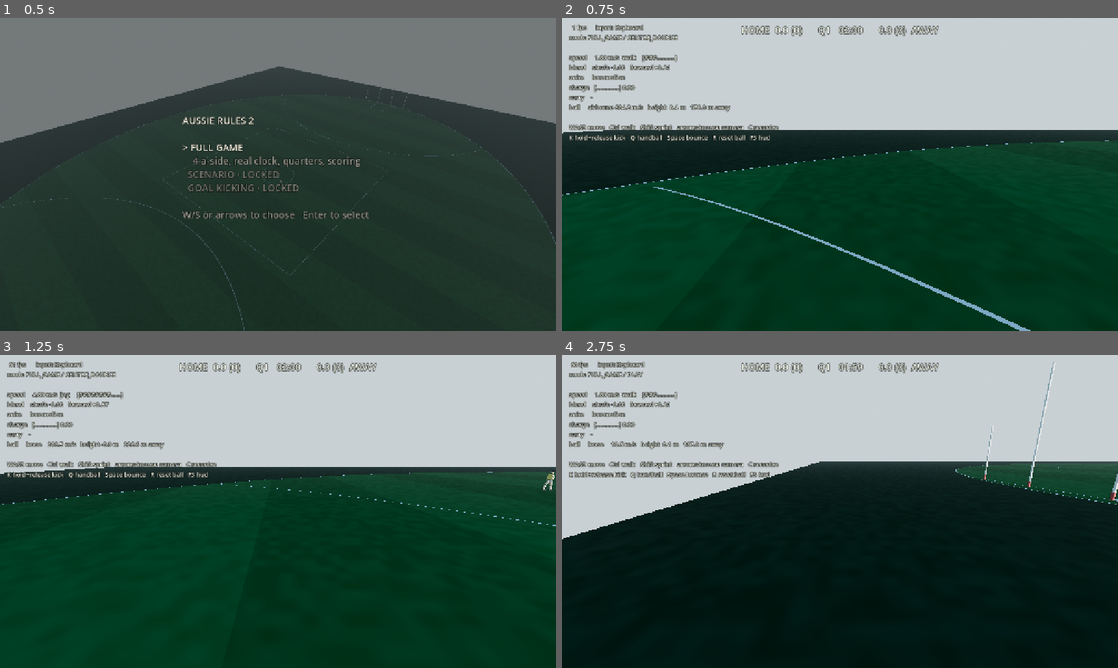
Above: before the commit, frames 1-4 (two rows, left to right).
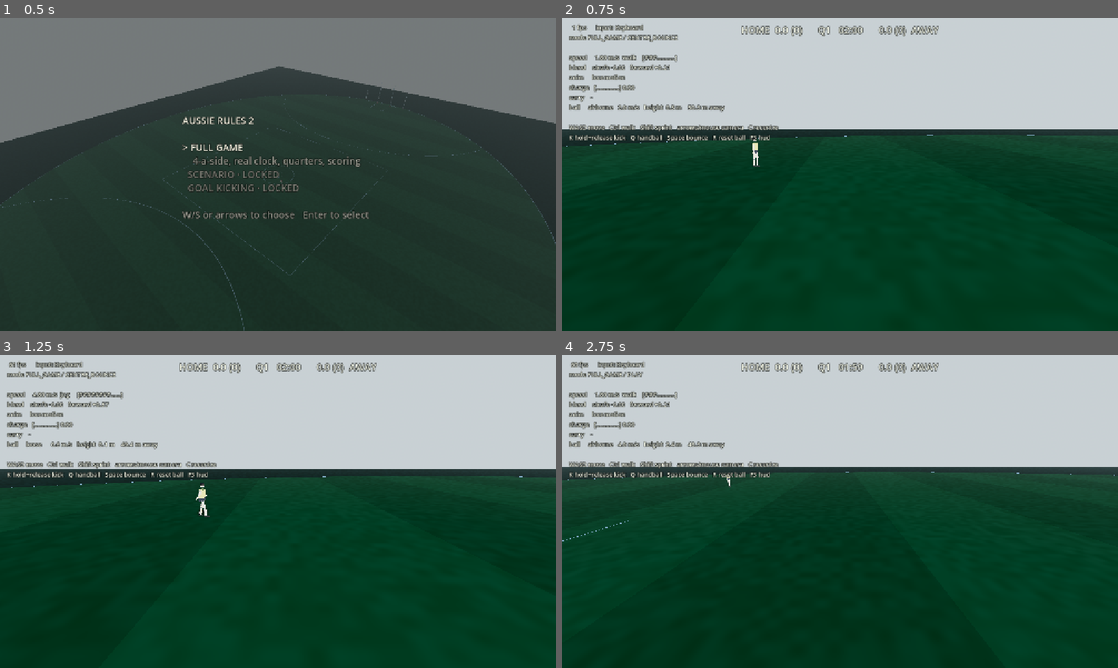
Above: after the commit, the same moments.

Repository: Yaandle/aussie-rules2
Game: Godot game, scene res://scenes/ui/main_menu.tscn
Same seed, same stepped clock (60 frames per second), same inputs: the game is played once before the commit and once after it.
Inputs (mouse positions are in pixels of both pictures, inside the frame that each line leads up to):
- Up to frame 1 (0.5 s): no input
- Up to frame 2 (0.75 s): tap Enter (ui_accept) at 0.5 s; move the mouse to (962, 158) at 0.52 s; hold D (move_right) from 0.53 s (still down); hold K (kick) from 0.53 s (still down); click (962, 158) at 0.67 s
- Up to frame 3 (1.25 s): keep holding D (move_right); keep holding K (kick); tap Enter (ui_accept) at 0.77 s; tap Ctrl (walk) at 0.8 s
- Up to frame 4 (2.75 s): release D (move_right) at 1.25 s; release K (kick) at 1.25 s; drag from (728, 527) to (812, 574) at 1.27 s; move the mouse to (895, 442) at 2.02 s; hold D (move_right) from 2.03 s (still down); hold Ctrl (walk) from 2.03 s (still down); tap Space (bounce) at 2.1 s

Frame 1 is identical in both runs. In frame 2, 7.1% of the frame differs, in the area x 0-100%, y 27-100%; in frame 3, 2.6%; in frame 4, 61%, in the area x 0-100%, y 2-100%.

Commit message:
Updated bugs

Diff:
--- a/scripts/modes/full_game.gd
+++ b/scripts/modes/full_game.gd
@@ -67,6 +67,8 @@
 		_switch_human_player()
 	elif event.is_action_pressed(&"pause"):
 		get_tree().change_scene_to_file("res://scenes/ui/main_menu.tscn")
+	elif event.is_action_pressed(&"debug_reset"):
+		_reset_ball()
 
 
 # ── Setup ────────────────────────────────────────────────────────────
@@ -90,10 +92,29 @@
 		# Set before add_child(), so PlaceholderRig._ready() builds with
 		# the right kit colour the first time round.
 		(instance.get_node("Rig") as PlaceholderRig).away_kit = team == Tuning.Team.AWAY
+
+		# Position before add_child(), not after. A CharacterBody3D that
+		# joins the tree registers its collision body with the physics
+		# server at whatever transform it already has — the scene's
+		# authored origin — and that registration isn't visible to script
+		# as "wrong" but does not retroactively move once add_child()
+		# returns: the physics server only picks up a transform set
+		# afterward on its next flush, one full physics tick later. With
+		# TEAM_SIZE*2 players all instantiated at the origin and moved to
+		# their kickoff slot only after add_child(), every one of them sat
+		# on top of the ball (also at the origin) for that first tick —
+		# eight overlapping capsules and a ball resolved by the solver in
+		# one step threw the ball across the map at thousands of m/s
+		# before the match even started. Setting the transform first means
+		# the body is created already at its slot; there is no origin to
+		# flash through.
+		# `position`, not `global_position` — the node isn't in the tree
+		# yet, so there's no parent transform to resolve a global position
+		# against. FullGame itself sits at identity, so the two are the
+		# same value once this becomes its child.
+		var slot := _kickoff_slot(i, attack_direction)
+		instance.position = slot
 		add_child(instance)
-
-		var slot := _kickoff_slot(i, attack_direction)
-		instance.global_position = slot
 
 		var brain := AIBrain.new()
 		brain.ball = _ball
@@ -195,16 +216,42 @@
 # at roughly the point it left and stays live, contestable by whoever's
 # nearest.
 
+## How far below the ground the ball has to fall before it counts as lost
+## rather than merely airborne. Mirrors scripts/main.gd's BALL_LOST_BELOW
+## safety net, which Full Game never had one of.
+const BALL_LOST_BELOW := -5.0
+
 func _check_out_of_bounds() -> void:
-	if _ball.is_held or not _ball.is_settled():
+	if _ball.is_held:
 		return
 	var pos := _ball.global_position
-	if _field.is_inside_oval(pos):
+
+	# Catches a ball that has fallen through geometry or been knocked clean
+	# off the ground slab's finite extent. Checked unconditionally — a
+	# ball in freefall past the edge of the world never settles (gravity
+	# keeps accelerating it), so gating this on is_settled() like the
+	# in-bounds case below would mean it's never caught.
+	if pos.y < BALL_LOST_BELOW \
+			or absf(pos.x) > Tuning.FIELD_HALF_LENGTH + Field.SURROUND_MARGIN \
+			or absf(pos.z) > Tuning.FIELD_HALF_WIDTH + Field.SURROUND_MARGIN:
+		_reset_ball()
+		return
+
+	if not _ball.is_settled() or _field.is_inside_oval(pos):
 		return
 	var radial := sqrt(pow(pos.x / Tuning.FIELD_HALF_LENGTH, 2.0)
 		+ pow(pos.z / Tuning.FIELD_HALF_WIDTH, 2.0))
 	var scale := 0.97 / maxf(radial, 0.001)
 	_ball.reset_at(Vector3(pos.x * scale, 0.3, pos.z * scale))
+
+
+## Manual safety net (bound to "debug_reset", same key as the milestone-1
+## sandbox's R) — brings the ball back to the centre if it ever ends up
+## somewhere _check_out_of_bounds can't reason about.
+func _reset_ball() -> void:
+	for player in _home_players + _away_players:
+		player.drop_ball()
+	_ball.reset_at(_field.centre())
 
 
 # ── Human control ────────────────────────────────────────────────────
--- a/scripts/player/player_controller.gd
+++ b/scripts/player/player_controller.gd
@@ -108,6 +108,7 @@
 	var before := global_position
 	move_and_slide()
 	_push_rigid_bodies()
+	_contain_to_field()
 
 	_update_facing(delta)
 	_track_carry_distance(before)
@@ -212,6 +213,27 @@
 		body.apply_impulse(
 			push.normalized() * strength,
 			collision.get_position() - body.global_position)
+
+
+## Nothing about CharacterBody3D's collision stops it walking off the
+## ground slab's edge into the void — the slab is finite (Field.SURROUND_
+## MARGIN past the oval boundary) but there is no wall there. Keep every
+## player (human or AI) inside that slab, a small buffer short of its
+## true edge. AI never deliberately paths past the boundary, but a chase
+## or a plant-and-pivot can carry it there anyway, so this is enforced for
+## both brains in one place rather than trusted to AI target selection.
+const FIELD_CONTAINMENT_BUFFER := 1.5   # m short of the slab's true edge
+
+func _contain_to_field() -> void:
+	var limit_x := Tuning.FIELD_HALF_LENGTH + Field.SURROUND_MARGIN - FIELD_CONTAINMENT_BUFFER
+	var limit_z := Tuning.FIELD_HALF_WIDTH + Field.SURROUND_MARGIN - FIELD_CONTAINMENT_BUFFER
+	var pos := global_position
+	var nx := pos.x / limit_x
+	var nz := pos.z / limit_z
+	var radial := sqrt(nx * nx + nz * nz)
+	if radial > 1.0:
+		global_position.x = pos.x / radial
+		global_position.z = pos.z / radial
 
 
 # ── Possession ───────────────────────────────────────────────────────
